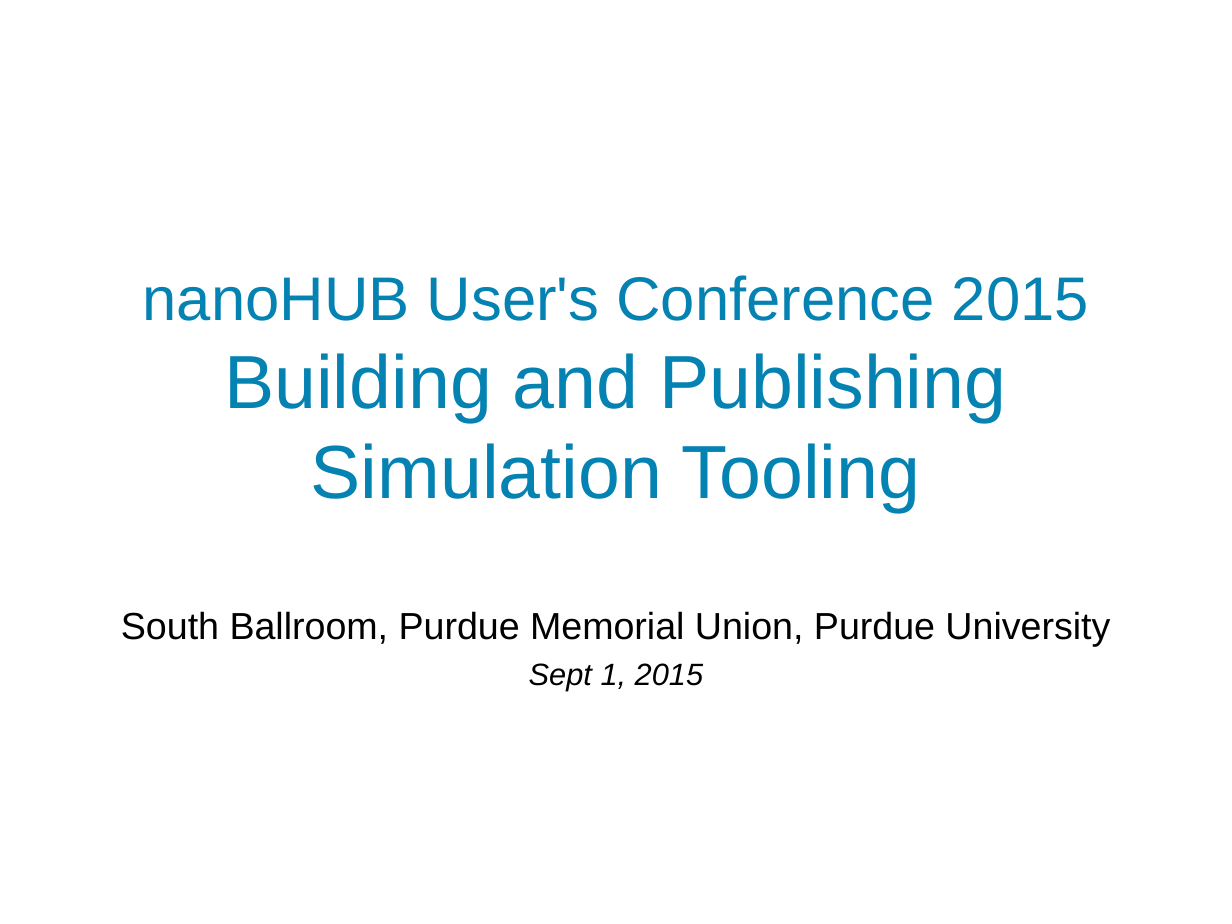
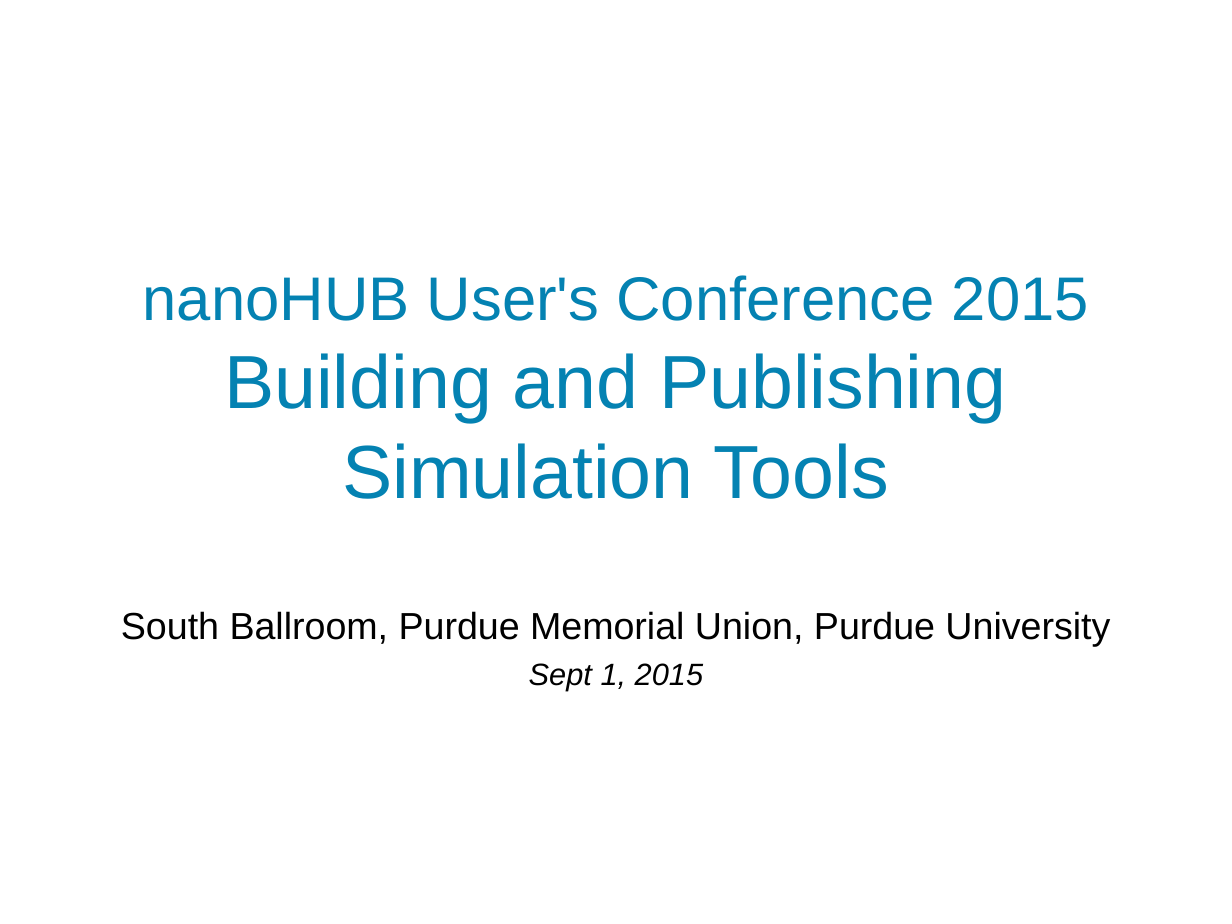
Before and after one commit to codedsk/nanohubuserconf2015, a slide deck: slide 1 of Agenda.odp. Drawn at 1232x924 pixels with LibreOffice and Linux fonts; fonts in the diff are those of the drawing; background and template pictures are left out. Boxes give left, top, right and bottom in pixels: in the first picture for what was removed or moved away, otherwise in the second. Text is boxed around its words. In the diff, an @@ line names an element or a change of style, - is before the commit and + after.

```diff
--- a/Agenda.odp
+++ b/Agenda.odp
@@ text at [224,353,1006,499]: text changed @@
-Building and Publishing Simulation Tooling
+Building and Publishing Simulation Tools
```
Also in this commit, not shown: 1 other file.
